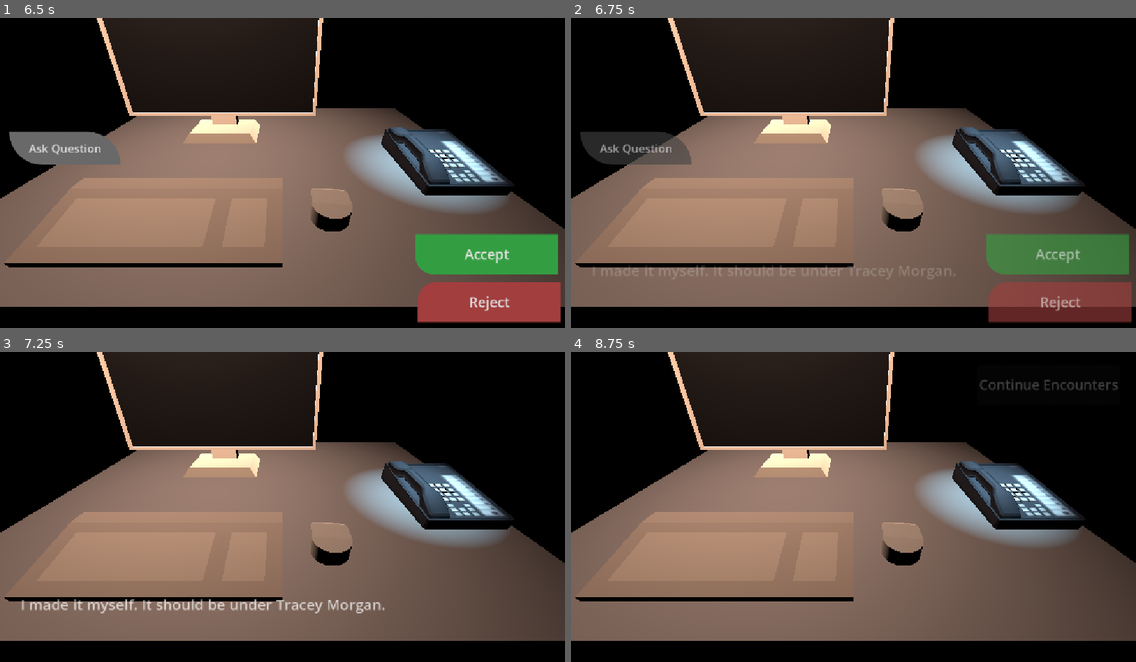
Above: before the commit, frames 1-4 (two rows, left to right).
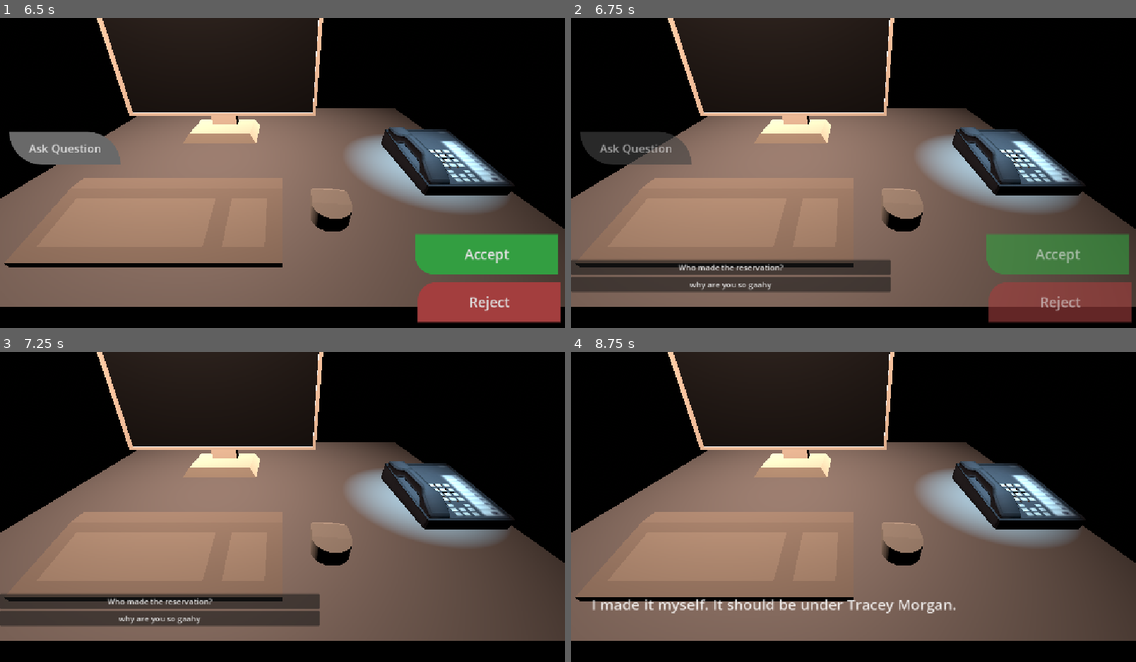
Above: after the commit, the same moments.

Repository: RyanRei/ProjectHotel
Game: Godot game, scene res://Scenes/hotelScene.tscn
Two runs of this game, one before a commit and one after it. Both use one fixed random seed, a clock stepped at 60 frames per second and the inputs below. Sound files missing from this copy of the repository are replaced by a short silence.
Inputs (mouse positions are in pixels of both pictures, inside the frame that each line leads up to):
- Up to frame 1 (6.5 s): click "Continue Encounters" at 0.5 s; click "Continue Encounters" at 1.25 s; click "Continue Encounters" at 2 s; tap Enter at 2.75 s; move the mouse to (406, 160) at 2.77 s; click (406, 160) at 2.92 s; tap Space at 3.5 s; move the mouse to (169, 191) at 3.52 s; click (169, 191) at 3.67 s; move the mouse to (339, 107) at 4.27 s; click (339, 107) at 4.42 s; move the mouse to (254, 241) at 5.02 s; click (254, 241) at 5.17 s; move the mouse to (452, 222) at 5.77 s; click (452, 222) at 5.92 s
- Up to frame 2 (6.75 s): click "Ask Question" at 6.5 s
- Up to frame 3 (7.25 s): no input
- Up to frame 4 (8.75 s): click (729, 600) at 7.25 s, where only the run after the commit has a clickable "Who made the reservation?"; move the mouse to (684, 463) at 8.02 s; click (684, 463) at 8.17 s

Frame 1 is identical in both runs. In frame 2, 5.1% of the frame differs, in the area x 0-68%, y 78-89%; in frame 3, 5.4%, in the area x 0-69%, y 78-89%; in frame 4, 1.3%.

Commit message:
Additional Questions
Updated Dialog Manager to work with different choices for the player to ask

Diff:
--- a/Assets/ItemHolders/Dialogues/Day1/person1/start.tres
+++ b/Assets/ItemHolders/Dialogues/Day1/person1/start.tres
@@ -1,9 +1,23 @@
 [gd_resource type="Resource" script_class="DialogueNode" format=3 uid="uid://clcjdcl23htao"]
 
 [ext_resource type="Script" uid="uid://vwswsn27uvpe" path="res://Scripts/ResrouceScripts/DialougeChoice.gd" id="1_hiyxu"]
-[ext_resource type="Resource" uid="uid://docpw8r7s8ns4" path="res://Assets/ItemHolders/Dialogues/Day1/person1/player questions/q1.tres" id="2_7mbn4"]
+[ext_resource type="Resource" uid="uid://d3w4suy60xdk1" path="res://Assets/ItemHolders/Dialogues/Day1/person1/v2.tres" id="2_7mbn4"]
 [ext_resource type="Script" uid="uid://cwgrdj7ntjmds" path="res://Scripts/ResrouceScripts/DialougeNode.gd" id="2_vxp0u"]
+[ext_resource type="Resource" uid="uid://docpw8r7s8ns4" path="res://Assets/ItemHolders/Dialogues/Day1/person1/player questions/q1.tres" id="3_6dryl"]
+[ext_resource type="Resource" uid="uid://bwnujohgt3trh" path="res://Assets/ItemHolders/Dialogues/Day1/person1/v3.tres" id="3_tphpg"]
 [ext_resource type="AudioStream" uid="uid://c5bm085mdtkyl" path="res://Assets/Sound/voicelines/sans voice [gGROjaIw5Xw].mp3" id="4_7mbn4"]
+
+[sub_resource type="Resource" id="Resource_iscj4"]
+script = ExtResource("1_hiyxu")
+text = "Who made the reservation?"
+next_node = ExtResource("2_7mbn4")
+metadata/_custom_type_script = "uid://vwswsn27uvpe"
+
+[sub_resource type="Resource" id="Resource_frynw"]
+script = ExtResource("1_hiyxu")
+text = "why are you so gaahy"
+next_node = ExtResource("3_tphpg")
+metadata/_custom_type_script = "uid://vwswsn27uvpe"
 
 [resource]
 script = ExtResource("2_vxp0u")
@@ -11,6 +25,7 @@
 text = "Hello. I'm Tracey Morgan from Room 104. I left my access card in my room when I came downstairs.
 Could you unlock the door for me?"
 duration = 5.0
-next_node = ExtResource("2_7mbn4")
+next_node = ExtResource("3_6dryl")
+choices = Array[ExtResource("1_hiyxu")]([SubResource("Resource_iscj4"), SubResource("Resource_frynw")])
 wait_for_prompt = true
 metadata/_custom_type_script = "uid://cwgrdj7ntjmds"
--- /dev/null
+++ b/Assets/ItemHolders/Dialogues/Day1/person1/v3.tres
@@ -0,0 +1,12 @@
+[gd_resource type="Resource" script_class="DialogueNode" format=3 uid="uid://bwnujohgt3trh"]
+
+[ext_resource type="Script" uid="uid://vwswsn27uvpe" path="res://Scripts/ResrouceScripts/DialougeChoice.gd" id="1_xn7es"]
+[ext_resource type="Script" uid="uid://cwgrdj7ntjmds" path="res://Scripts/ResrouceScripts/DialougeNode.gd" id="2_mwwas"]
+[ext_resource type="AudioStream" uid="uid://c5bm085mdtkyl" path="res://Assets/Sound/voicelines/sans voice [gGROjaIw5Xw].mp3" id="3_mwwas"]
+
+[resource]
+script = ExtResource("2_mwwas")
+voiceline = ExtResource("3_mwwas")
+text = "raghu is gay not me"
+duration = 3.0
+metadata/_custom_type_script = "uid://cwgrdj7ntjmds"
--- a/Scenes/subtitlesText.tscn
+++ b/Scenes/subtitlesText.tscn
@@ -29,3 +29,9 @@
 
 [node name="AudioStreamPlayer" type="AudioStreamPlayer" parent="." unique_id=1832244512]
 volume_db = -1.769
+
+[node name="Choices" type="VBoxContainer" parent="." unique_id=1442718126]
+layout_mode = 0
+offset_top = 494.0
+offset_right = 652.0
+offset_bottom = 645.0
--- a/Scripts/DialogueManager.gd
+++ b/Scripts/DialogueManager.gd
@@ -1,6 +1,7 @@
 extends Node
 signal dialogue_started
 signal dialogue_finished
+signal choices_requested(choices: Array[DialogueChoice])
 
 var current_node: DialogueNode
 var active := false
@@ -24,8 +25,12 @@
 		"REJECT":
 			return end_dialogue("REJECT")
 
-	if not current_node.choices.is_empty():
-		return
+		"QUESTION":
+
+			if not current_node.choices.is_empty():
+				print("question")
+				choices_requested.emit(current_node.choices)
+				return
 
 	if current_node.next_node:
 		current_node = current_node.next_node
@@ -33,9 +38,7 @@
 	else:
 		end_dialogue("NORMAL")
 
-func choose(index: int):
-	var choice = current_node.choices[index]
-
+func choose(choice: DialogueChoice):
 	current_node = choice.next_node
 	play_current_node()
 
--- a/Scripts/dialogBox.gd
+++ b/Scripts/dialogBox.gd
@@ -7,7 +7,7 @@
 
 func _ready() -> void:
 	DialogueManager.dialogue_started.connect(run_dialogue)
-	print("Connected")
+	DialogueManager.choices_requested.connect(show_choices)
 
 
 func run_dialogue(current_node:DialogueNode):
@@ -48,7 +48,32 @@
 	tween.tween_property(text_label, "modulate:a", 0.0, 0.6)
 	return tween
 
-#
+
+
+
+func show_choices(choices: Array[DialogueChoice]):
+	for child in $Choices.get_children():
+		child.queue_free()
+
+	for choice in choices:
+		var button := Button.new()
+		button.text = choice.text
+		$Choices.add_child(button)
+
+		button.pressed.connect(_on_choice_pressed.bind(choice))
+
+func _on_choice_pressed(choice: DialogueChoice):
+	$Choices.hide()
+	DialogueManager.choose(choice)
+
+
+
+
+
+
+
+
+
 #func change_line(text: String):
 	#var tween = create_tween()
 	#tween.tween_property(text_label, "modulate:a", 0.0, 0.2)
